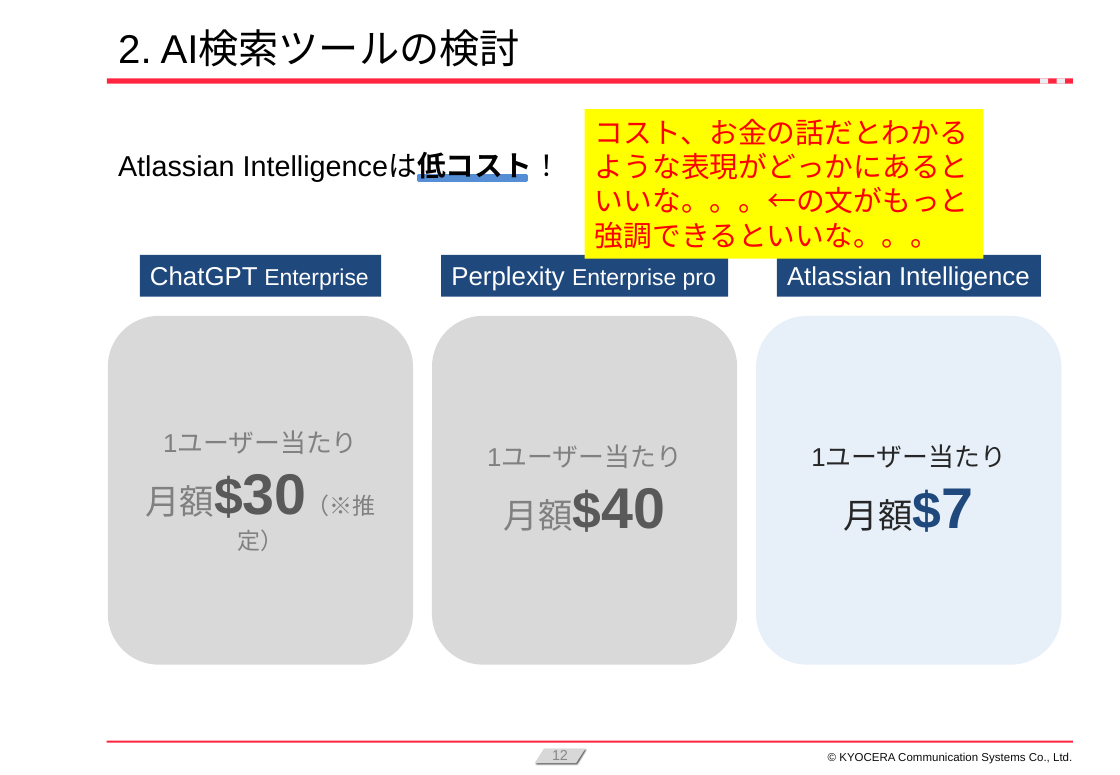
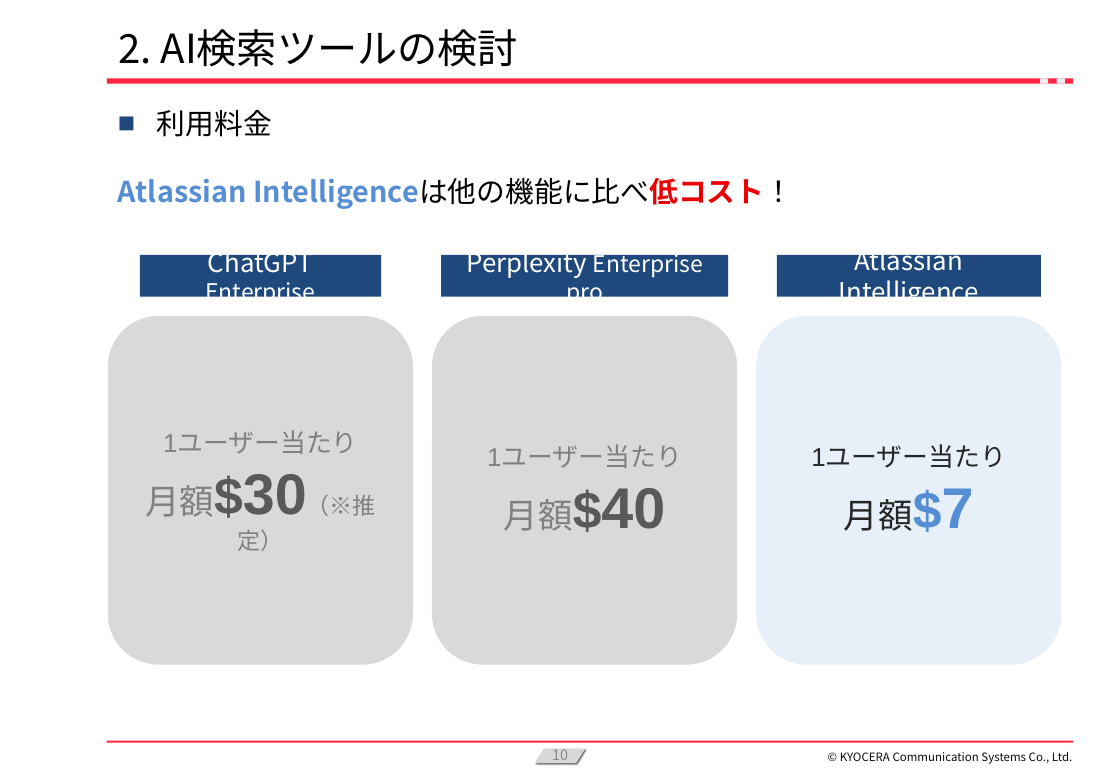
Before and after one commit to KanataOsako/SCSA, a slide deck: slide 10 of src/研究レポート/業務改善【大迫かなた】2024年予選会資料_最新.pptx (slide 12 before the commit). Drawn at 1120x775 pixels with LibreOffice and Linux fonts; fonts in the diff are those of the drawing; background and template pictures are left out. Boxes give left, top, right and bottom in pixels: in the first picture for what was removed or moved away, otherwise in the second. Text is boxed around its words. In the diff, an @@ line names an element or a change of style, - is before the commit and + after.

```diff
--- a/src/研究レポート/業務改善【大迫かなた】2024年予選会資料_最新.pptx
+++ b/src/研究レポート/業務改善【大迫かなた】2024年予選会資料_最新.pptx
@@ title "2. AI検索ツールの検討" at (118,29,518,67): font Arial to Noto Sans CJK JP @@
@@ text added at (157,110,272,137), 20 pt, text #000000 @@
+■ 利用料金
@@ rectangle removed at (585,110,985,260) @@
-  コスト、お金の話だとわかるような表現がどっかにあるといいな。。。←の文がもっと強調できるといいな。。。
@@ text at (118,178,793,209): text changed; font Arial to Noto Sans CJK JP; text colour #000000 to #558ED5; bold on @@
-Atlassian Intelligenceは低コスト！
+Atlassian Intelligenceは他の機能に比べ低コスト！
@@ rectangle removed at (419,176,527,181) @@
@@ font Arial to Noto Sans CJK JP; alignment left to centre; vertical alignment top to middle in 3 elements at (140,255,381,297), (442,255,729,297), (777,255,1040,297) @@
@@ text in rounded rectangle at (504,488,974,531): text colour #1F497D to #558ED5 in "月額$7" @@
@@ page number at (552,749,568,764): text changed; font Arial to Noto Sans CJK JP @@
-12
+10
@@ text "© KYOCERA Communication Systems Co., ..." at (840,752,1073,764): font Arial to Noto Sans CJK JP @@
```
Also in this commit, not shown: 26 other slides changed, 7 slides added, 5 slides removed.
